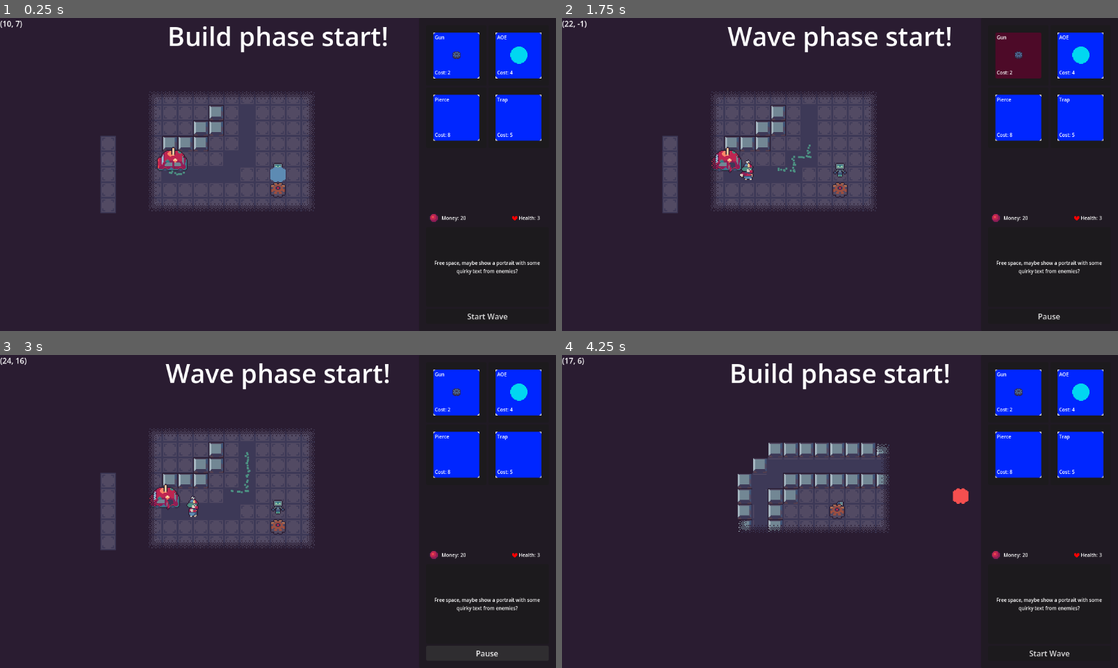
Above: before the commit, frames 1-4 (two rows, left to right).
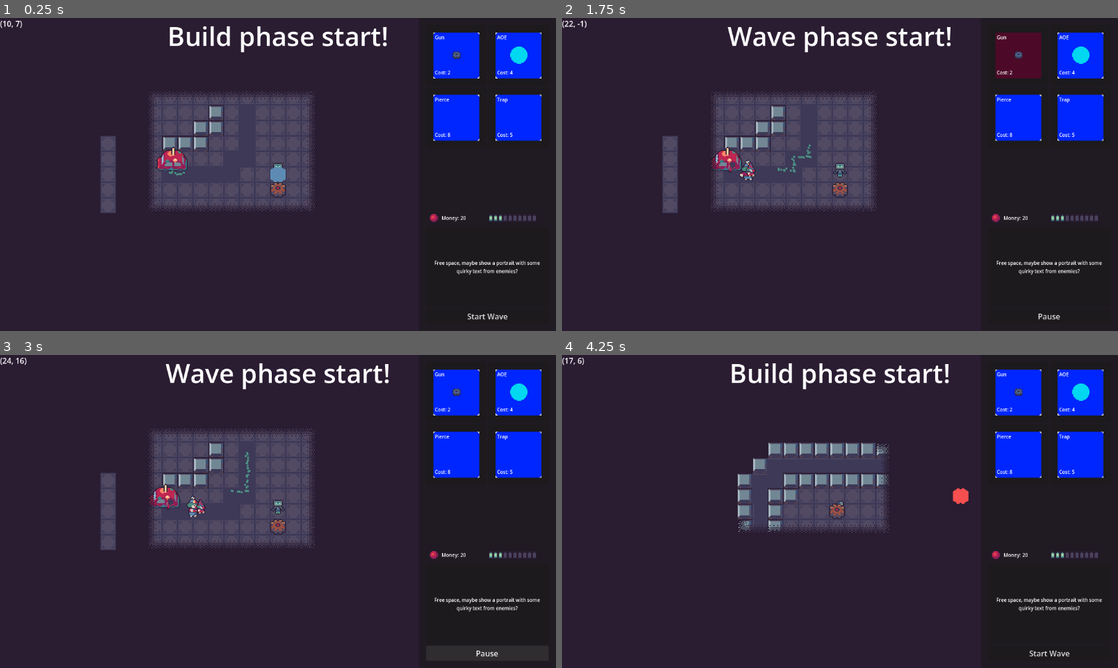
Above: after the commit, the same moments.

Repository: aughckt/spin-to-win
Game: Godot game, scene res://structure/meta/level_manager.tscn
Same seed, same stepped clock (60 frames per second), same inputs: the game is played once before the commit and once after it. The engine's default icon, where the game draws it, is replaced by a stand-in: a white triangle on a blue panel in a dark square.
Inputs (mouse positions are in pixels of both pictures, inside the frame that each line leads up to):
- Up to frame 1 (0.25 s): no input
- Up to frame 2 (1.75 s): click "Start Wave" at 0.5 s; click (1017, 55) at 1.27 s
- Up to frame 3 (3 s): click "Pause" at 2 s; click "Continue" at 2.75 s
- Up to frame 4 (4.25 s): move the mouse to (962, 495) at 3.52 s; hold D (right) from 3.53 s (still down); hold Ctrl (toggle_wave) from 3.53 s (still down); click (962, 495) at 3.67 s

The runs differ from the first frame. In frame 1, 0.1% of the frame differs, in the area x 88-98%, y 62-65%; in frame 2, 0.2%, in the area x 33-98%, y 46-65%; in frame 3, 0.2%; in frame 4, 0.1%.

Commit message:
add ui health bar

Diff:
--- a/structure/levels/level_gunturn.tscn
+++ b/structure/levels/level_gunturn.tscn
@@ -13,7 +13,7 @@
 [sub_resource type="Resource" id="Resource_halu2"]
 script = ExtResource("2_halu2")
 credit_curve = SubResource("Curve_jgr2m")
-total_credits = 4
+total_credits = 7
 metadata/_custom_type_script = "uid://lglt8bhkbaeb"
 
 [node name="LevelGunturn" unique_id=251983101 instance=ExtResource("1_5bju1")]
--- a/structure/meta/level_manager.gd
+++ b/structure/meta/level_manager.gd
@@ -10,7 +10,7 @@
 	load("res://structure/levels/level_aoe_intro.tscn"),
 	load("res://structure/levels/level_multilane.tscn")]
 var current_level: Level = null
-var current_hp: int = 20
+var current_hp: int = 10
 var is_build_phase: bool = true
 
 ##array of array of WaveData
@@ -77,10 +77,11 @@
 	if level_array.size() <= current_level_index:
 		print("You won the game!")
 		return
+
 	current_level = level_array[current_level_index].instantiate()
+	current_hp = current_level.level_hp
 	set_build_phase(true)
 	add_child(current_level)
-	current_hp = current_level.level_hp
 	current_wave_list = current_level.waves
 	for wave in current_wave_list:
 		for x: Variant in wave:
--- /dev/null
+++ b/ui/health_chunk.tscn
@@ -0,0 +1,19 @@
+[gd_scene format=3 uid="uid://bgj5p7ryl1wl8"]
+
+[ext_resource type="Texture2D" uid="uid://dnppj0vndq3iq" path="res://ui/UI_HealthChunk_Full.png" id="1_2x81k"]
+
+[node name="TextureRect2" type="TextureRect" unique_id=49117742]
+custom_minimum_size = Vector2(10, 16)
+custom_maximum_size = Vector2(10, 16)
+anchors_preset = 8
+anchor_left = 0.5
+anchor_top = 0.5
+anchor_right = 0.5
+anchor_bottom = 0.5
+offset_left = -5.0
+offset_top = -8.0
+offset_right = 5.0
+offset_bottom = 8.0
+grow_horizontal = 2
+grow_vertical = 2
+texture = ExtResource("1_2x81k")
--- a/ui/hud.gd
+++ b/ui/hud.gd
@@ -15,10 +15,25 @@
 
 signal data_selected (data: TowerData)
 
+@export var health_chunk_parent: HBoxContainer
+var health_chunk_scene: PackedScene = preload("res://ui/health_chunk.tscn")
+var health_chunk_empty: Texture = preload("res://ui/UI_HealthChunk_Empty.png")
+var curr_health: int
+
 func _ready() -> void:
 	show()
 	LevelManager.INST.wave_finished.connect(_on_wave_finished)
 	start_wave_button.pressed.connect(_on_start_wave_button_pressed)
+
+	for node in health_chunk_parent.get_children():
+		node.queue_free()
+	curr_health = LevelManager.INST.current_hp
+	assert(curr_health <= 10)
+	for i in range(10):
+		var hc: TextureRect = health_chunk_scene.instantiate()
+		if i >= curr_health:
+			hc.texture = health_chunk_empty
+		health_chunk_parent.add_child(hc)
 
 	pause_button.pressed.connect(_on_pause_button_pressed)
 	pause_button.process_mode = Node.PROCESS_MODE_ALWAYS
@@ -32,6 +47,13 @@
 		add_tower_data(tower)
 
 func _process(_delta: float) -> void:
+	var new_hp := LevelManager.INST.current_hp
+	if new_hp != curr_health && new_hp >= 0:
+		while new_hp < curr_health:
+			curr_health -= 1
+			var trect: TextureRect = health_chunk_parent.get_child(curr_health)
+			trect.texture = health_chunk_empty
+
 	health_label.text = str(LevelManager.INST.current_hp)
 	money_label.text = str(Env.INST.budget)
 
--- a/ui/hud.tscn
+++ b/ui/hud.tscn
@@ -5,6 +5,9 @@
 [ext_resource type="Theme" uid="uid://ofehi657nfwc" path="res://ui/theme.tres" id="2_276te"]
 [ext_resource type="Texture2D" uid="uid://daf10bu2v4pfp" path="res://ui/nose/nose.png" id="3_en2x2"]
 [ext_resource type="Texture2D" uid="uid://kv40wvt1fi4w" path="res://ui/temp_health.png" id="4_en2x2"]
+[ext_resource type="Texture2D" uid="uid://dj0x68bdvuxei" path="res://ui/UI_HealthBar_Empty.png" id="6_srpbi"]
+[ext_resource type="Texture2D" uid="uid://rcardjl4llmq" path="res://ui/UI_HealthBar_Full.png" id="7_spcu4"]
+[ext_resource type="PackedScene" uid="uid://bgj5p7ryl1wl8" path="res://ui/health_chunk.tscn" id="8_srpbi"]
 
 [sub_resource type="StyleBoxFlat" id="StyleBoxFlat_7ihmi"]
 content_margin_left = 0.0
@@ -18,7 +21,7 @@
 corner_radius_bottom_left = 3
 corner_detail = 5
 
-[node name="HUD" type="Control" unique_id=1114338 node_paths=PackedStringArray("tower_panels", "health_label", "money_label", "start_wave_button", "pause_button", "nose_target")]
+[node name="HUD" type="Control" unique_id=1114338 node_paths=PackedStringArray("tower_panels", "health_label", "money_label", "start_wave_button", "pause_button", "nose_target", "health_chunk_parent")]
 layout_mode = 3
 anchors_preset = 15
 anchor_right = 1.0
@@ -34,6 +37,7 @@
 start_wave_button = NodePath("PanelContainer/MarginContainer/VBoxContainer/StartWaveButton")
 pause_button = NodePath("PanelContainer/MarginContainer/VBoxContainer/PauseButton")
 nose_target = NodePath("PanelContainer/MarginContainer/VBoxContainer/HealthAndMoney/HBoxContainer/Money/HBoxContainer/TextureRect")
+health_chunk_parent = NodePath("PanelContainer/MarginContainer/VBoxContainer/HealthAndMoney/HBoxContainer/Health/HealthChunks")
 
 [node name="PanelContainer" type="PanelContainer" parent="." unique_id=518244129]
 layout_mode = 1
@@ -125,6 +129,7 @@
 size_flags_horizontal = 3
 
 [node name="HBoxContainer" type="HBoxContainer" parent="PanelContainer/MarginContainer/VBoxContainer/HealthAndMoney/HBoxContainer/Health" unique_id=1315566167]
+visible = false
 layout_mode = 1
 anchors_preset = 6
 anchor_left = 1.0
@@ -156,6 +161,39 @@
 theme = ExtResource("2_276te")
 text = "good"
 
+[node name="TextureProgressBar" type="TextureProgressBar" parent="PanelContainer/MarginContainer/VBoxContainer/HealthAndMoney/HBoxContainer/Health" unique_id=1357211269]
+visible = false
+custom_minimum_size = Vector2(80, 8)
+layout_mode = 1
+anchors_preset = 8
+anchor_left = 0.5
+anchor_top = 0.5
+anchor_right = 0.5
+anchor_bottom = 0.5
+offset_left = -20.5
+offset_top = -4.0
+offset_right = 20.5
+offset_bottom = 4.0
+grow_horizontal = 2
+grow_vertical = 2
+max_value = 10.0
+value = 5.0
+texture_under = ExtResource("6_srpbi")
+texture_progress = ExtResource("7_spcu4")
+
+[node name="HealthChunks" type="HBoxContainer" parent="PanelContainer/MarginContainer/VBoxContainer/HealthAndMoney/HBoxContainer/Health" unique_id=1649537053]
+layout_mode = 1
+anchors_preset = 14
+anchor_top = 0.5
+anchor_right = 1.0
+anchor_bottom = 0.5
+grow_horizontal = 2
+grow_vertical = 2
+theme_override_constants/separation = 0
+
+[node name="TextureRect2" parent="PanelContainer/MarginContainer/VBoxContainer/HealthAndMoney/HBoxContainer/Health/HealthChunks" unique_id=49117742 instance=ExtResource("8_srpbi")]
+layout_mode = 2
+
 [node name="MarginContainer2" type="MarginContainer" parent="PanelContainer/MarginContainer/VBoxContainer" unique_id=1253500517]
 visible = false
 layout_mode = 2
Binary file added: troopers/Suit01.png
Not shown, added: troopers/Suit01.png.import
Binary file added: ui/UI_HealthBar_Empty.png
Not shown, added: ui/UI_HealthBar_Empty.png.import
Binary file added: ui/UI_HealthBar_Full.png
Not shown, added: ui/UI_HealthBar_Full.png.import
Binary file added: ui/UI_HealthChunk_Empty.png
Not shown, added: ui/UI_HealthChunk_Empty.png.import
Binary file added: ui/UI_HealthChunk_Full.png
Not shown, added: ui/UI_HealthChunk_Full.png.import
